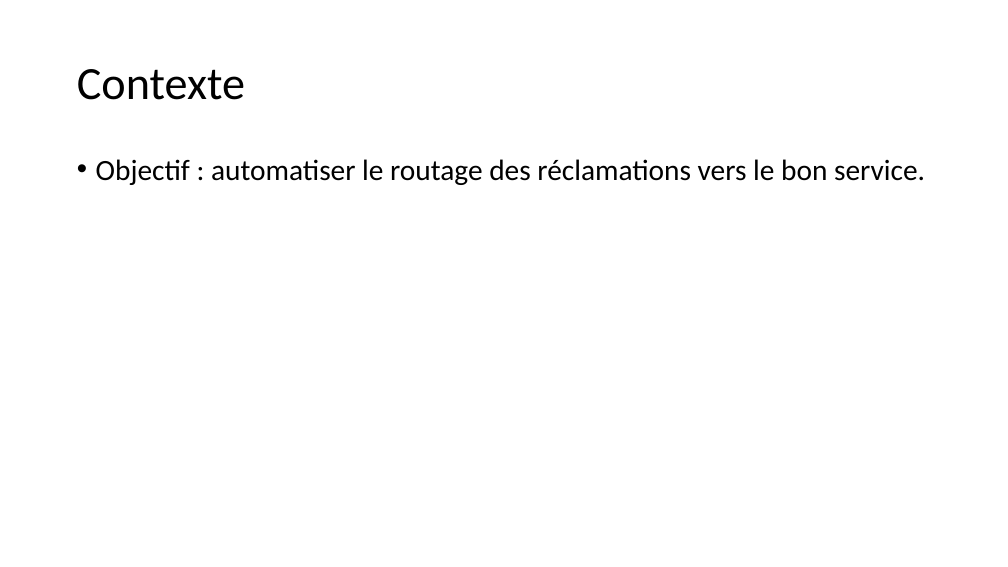
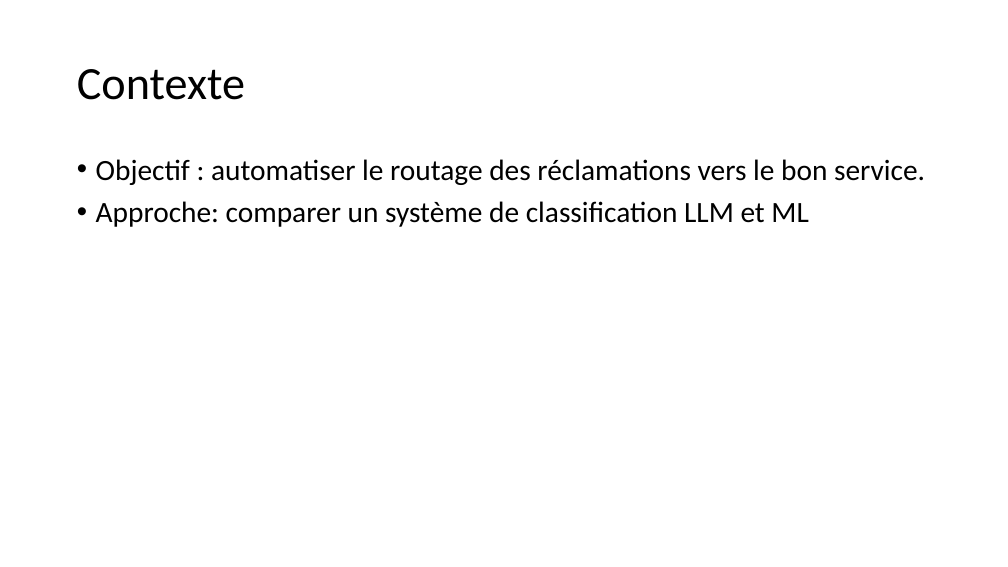
Before and after one commit to Ace4teaM/OCR-ZenAssist, a slide deck: slide 2 of Présentation.pptx. Drawn at 1008x567 pixels with LibreOffice and Linux fonts; fonts in the diff are those of the drawing. Boxes give left, top, right and bottom in pixels: in the first picture for what was removed or moved away, otherwise in the second. Text is boxed around its words. In the diff, an @@ line names an element or a change of style, - is before the commit and + after.

```diff
--- a/Présentation.pptx
+++ b/Présentation.pptx
@@ text at (96, 201, 808, 227): paragraph added @@
+• Approche: comparer un système de classification LLM et ML
```
Also in this commit, not shown: 10 other slides changed, 14 slides added, 1 slide removed.
